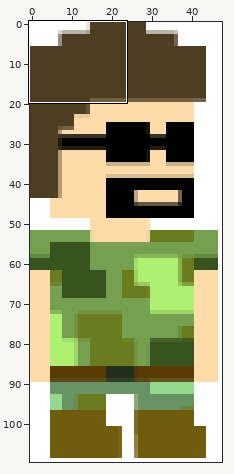
Sprite sheet, stored at player.orig.png. The picture above shows the old version from afar; the outline marks the close-up.
Close-up. The starting point:
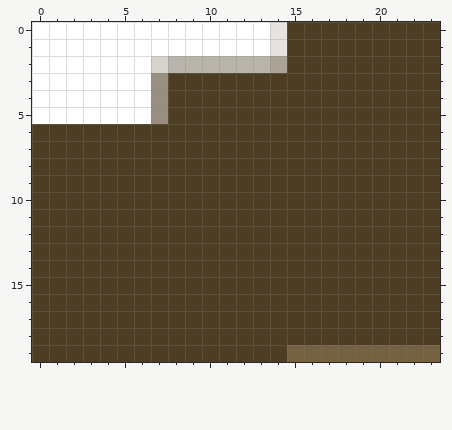
The file is 48x110 pixels. Colours within 5 levels of each other are drawn and written as one. Shown: x 0..23, y 0..19. The commit also changed other parts of the picture, which this record leaves out.
And afterwards:
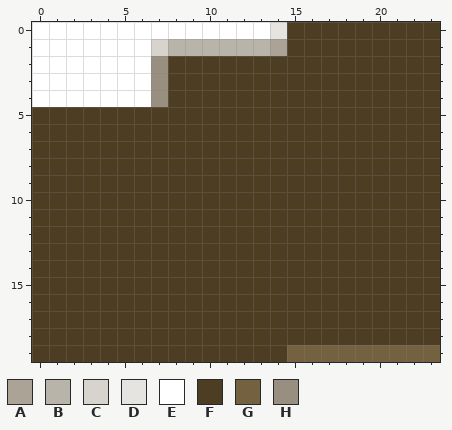
Palette (. is transparent): A #aaa396  B #b9b4a9  C #d7d3cd  D #e6e4e0  E #ffffff  F #4d3e23  G #746140  H #988f80
The edit:
y 1: x 7..14 EEEEEEED -> CBBBBBBA
y 2: x 7..14 CBBBBBBA -> HFFFFFFF
y 5: x 0..7 EEEEEEEH -> FFFFFFFF
